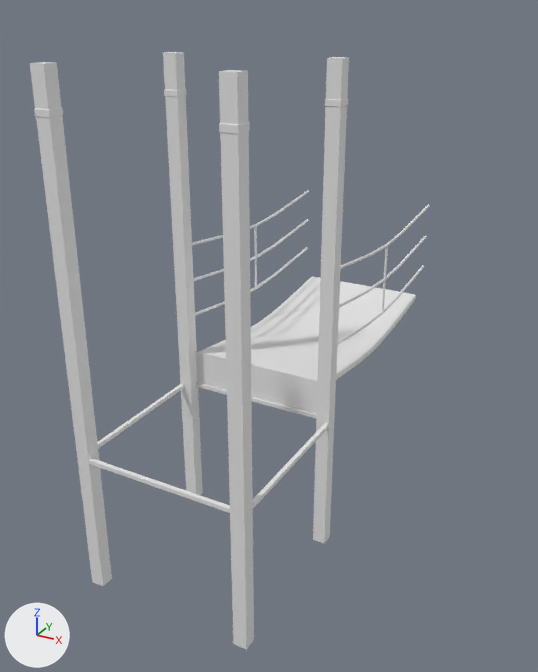
Two versions of the Blender file FinalFrontier/Blender/park/RedPlayground2.blend, one commit apart.
One viewpoint serves both versions: a 50 mm lens placed at (304.0, -452.0, 296.0), pointed at (-97.0, 278.0, -69.0). Arrows for +X, +Y and +Z are at lower left; the lights stay in place.
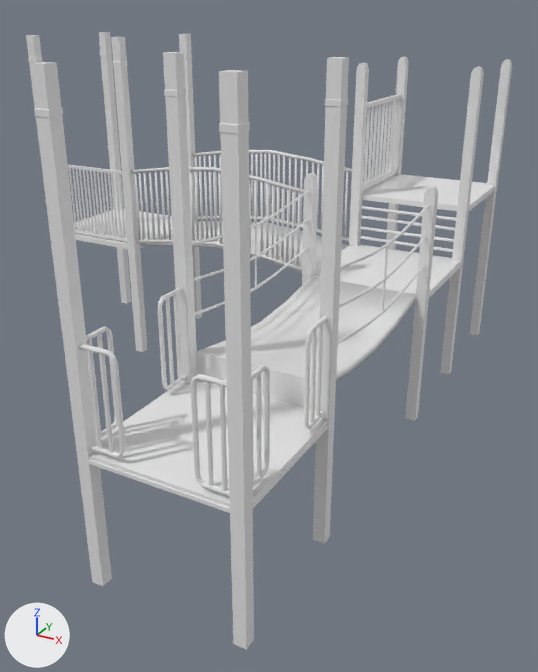
Where the change shows, as pixel boxes (x1, y1, x2, y2) in the pictures (538 x 672 px):
'Cube', added
    after: (74, 174, 495, 507)
'Frame.001', added
    after: (302, 57, 512, 421)
'Plane.001', reshaped, modifiers changed
    before: (199, 277, 416, 381)
    after: (197, 276, 416, 381)
'Frame.002', added
    after: (26, 32, 202, 352)
'Plane.004', added
    after: (132, 150, 352, 271)
'Cube.001', added
    after: (68, 165, 127, 242)
'Plane.005', added
    after: (190, 374, 230, 496)
'Cylinder.001', added
    after: (364, 99, 399, 184)
'Plane.006', added
    after: (79, 343, 126, 458)
'Plane.003', added
    after: (141, 221, 348, 273)
'Plane.009', added
    after: (304, 316, 328, 429)
'Plane.008', added
    after: (251, 364, 270, 488)
'Plane.010', added
    after: (157, 287, 187, 390)
'Cylinder', added
    after: (358, 206, 456, 252)
'Plane.007', added
    after: (86, 326, 118, 438)
'Cube.002', added
    after: (363, 94, 401, 189)
part 1 of me_plane_001, built on
    before: (206, 277, 416, 379)
    after: (197, 276, 416, 380)

Patch to the scene script:
```diff
--- a/FinalFrontier/Blender/park/RedPlayground2.blend.py
+++ b/FinalFrontier/Blender/park/RedPlayground2.blend.py
@@ me_plane_001 @@
-me_plane_001.from_pydata(...)  # 24 vertices, 15 faces; spans x 0.0..67.0, y 77.0..327.0, z -23.0..-2.0
+me_plane_001.from_pydata(...)  # 84 vertices, 87 faces; spans x -67.0..67.0, y 77.0..327.0, z -23.0..-2.0
+# me_plane_001 part 1: 4 vertices moved from x 64.0..67.0, y 140.0..264.0, z -10.0 to x 64.0..67.0, y 140.0..264.0, z -13.0; 4 vertices removed from x 0.0..67.0, y 140.0..264.0, z -16.0..-10.0; 64 vertices added at x -67.0..67.0, y 77.0..327.0, z -23.0..-2.0
@@ ob_plane_001 @@
 ob_plane_001.location = (0.0, 0.0, 0.0)
-_m = ob_plane_001.modifiers.new('Mirror', 'MIRROR')
-_m.use_clip = True
-_m = ob_plane_001.modifiers.new('Subsurf', 'SUBSURF')
@@ ob_plane @@
 ob_plane.location = (0.0, 0.0, 0.0)
-_m = ob_plane.modifiers.new('Mirror', 'MIRROR')
-_m.use_clip = True
@@ ob_frame_002 @@
+ob_frame_002 = bpy.data.objects.new('Frame.002', me_plane_007)  # 164 vertices, 160 faces; spans x -345.0..345.0, y -345.0..345.0, z -719.0..1159.0
+ob_frame_002.location = (-413.0, 404.0, 0.0)
+ob_frame_002.scale = (0.227, 0.227, 0.227)
@@ ob_frame_001 @@
+ob_frame_001 = bpy.data.objects.new('Frame.001', me_plane_004)  # 308 vertices, 285 faces; spans x -343.0..343.0, y -339.0..1008.0, z -719.0..1026.0
+ob_frame_001.location = (0.0, 404.0, 0.0)
+ob_frame_001.scale = (0.227, 0.227, 0.227)
@@ ob_plane_010 @@
+ob_plane_010 = bpy.data.objects.new('Plane.010', me_plane_015)  # 104 vertices, 84 faces; spans x -74.2..-69.9, y 31.5..65.8, z -26.9..65.8
+ob_plane_010.location = (0.0, 0.0, 0.0)
@@ ob_plane_009 @@
+ob_plane_009 = bpy.data.objects.new('Plane.009', me_plane_014)  # 104 vertices, 84 faces; spans x 69.7..73.9, y 31.5..65.8, z -26.9..65.8
+ob_plane_009.location = (0.0, 0.0, 0.0)
@@ ob_plane_008 @@
+ob_plane_008 = bpy.data.objects.new('Plane.008', me_plane_013)  # 104 vertices, 84 faces; spans x 69.7..73.9, y -65.6..-31.3, z -26.9..65.8
+ob_plane_008.location = (0.0, 0.0, 0.0)
@@ ob_plane_007 @@
+ob_plane_007 = bpy.data.objects.new('Plane.007', me_plane_012)  # 104 vertices, 84 faces; spans x -74.1..-69.9, y -65.6..-31.3, z -26.9..65.8
+ob_plane_007.location = (0.0, 0.0, 0.0)
@@ ob_plane_006 @@
+ob_plane_006 = bpy.data.objects.new('Plane.006', me_plane_011)  # 104 vertices, 84 faces; spans x -66.4..-32.0, y -74.9..-70.6, z -26.9..65.8
+ob_plane_006.location = (0.0, 0.0, 0.0)
@@ ob_plane_005 @@
+ob_plane_005 = bpy.data.objects.new('Plane.005', me_plane_008)  # 104 vertices, 84 faces; spans x 33.1..67.5, y -74.9..-70.6, z -26.9..65.8
+ob_plane_005.location = (0.0, 0.0, 0.0)
@@ ob_cylinder_001 @@
+ob_cylinder_001 = bpy.data.objects.new('Cylinder.001', me_cylinder_001)  # an 8-sided cylinder along z spanning x -74.2..-70.0, y 488.2..492.4, z 75.7..178.2; modifiers ARRAY
+ob_cylinder_001.location = (0.0, 0.0, 0.0)
@@ ob_cube_002 @@
+ob_cube_002 = bpy.data.objects.new('Cube.002', me_cube_002)  # a box spanning x -74.9..-69.4, y 481.4..622.1, z 177.4..182.9; a box spanning x -74.9..-69.4, y 481.4..622.1, z 71.5..77.0
+ob_cube_002.location = (0.0, 0.0, 0.0)
@@ ob_cube_001 @@
+ob_cube_001 = bpy.data.objects.new('Cube.001', me_cube_001)  # 352 vertices, 222 faces; spans x -479.0..-346.5, y 330.8..334.6, z -0.6..96.3
+ob_cube_001.location = (0.0, 0.0, 0.0)
@@ ob_plane_004 @@
+ob_plane_004 = bpy.data.objects.new('Plane.004', me_plane_006)  # 1104 vertices, 712 faces; spans x -374.0..-118.0, y 308.0..456.0, z 31.0..146.0
+ob_plane_004.location = (40.0, 22.0, -31.0)
@@ ob_plane_003 @@
+ob_plane_003 = bpy.data.objects.new('Plane.003', me_plane_005)  # 20 vertices, 18 faces; spans x -374.0..-118.0, y 317.0..447.0, z 25.0..44.0
+ob_plane_003.location = (40.0, 22.0, -31.0)
@@ ob_cylinder @@
+ob_cylinder = bpy.data.objects.new('Cylinder', me_cylinder)  # 128 vertices, 72 faces; spans x -67.2..67.2, y 467.2..471.2, z 7.1..52.5
+ob_cylinder.location = (0.0, 7.0, 0.0)
@@ ob_cube @@
+ob_cube = bpy.data.objects.new('Cube', me_cube)  # a box spanning x -77.0..77.0, y -77.0..77.0, z -34.0..-31.0; a box spanning x -77.0..77.0, y 327.0..481.0, z -6.0..-2.0; a box spanning x -77.0..77.0, y 479.0..632.0, z 64.0..67.0; a box spanning x -491.0..-336.0, y 327.0..482.0, z -6.0..-2.0
+ob_cube.location = (0.0, 0.0, 0.0)
```
